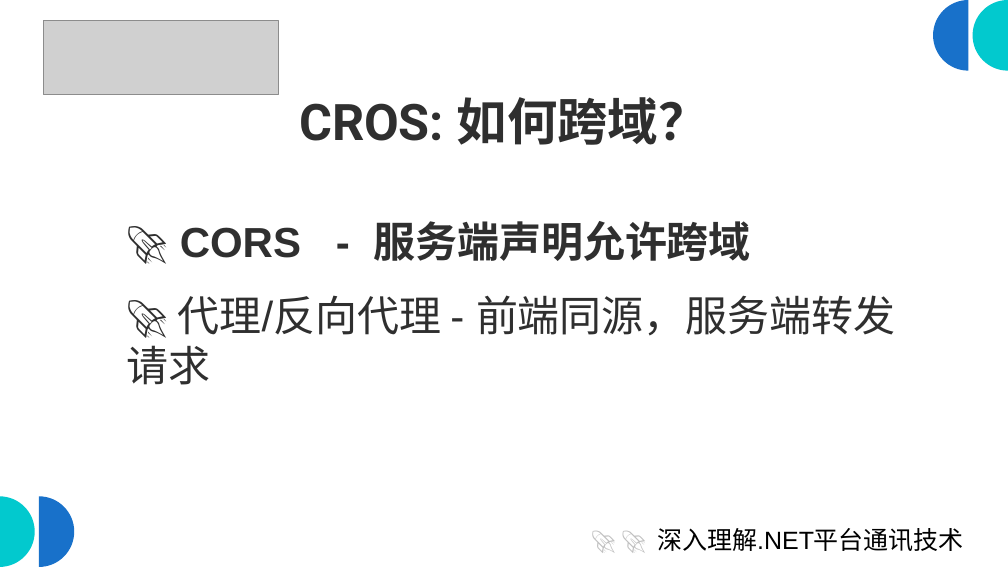
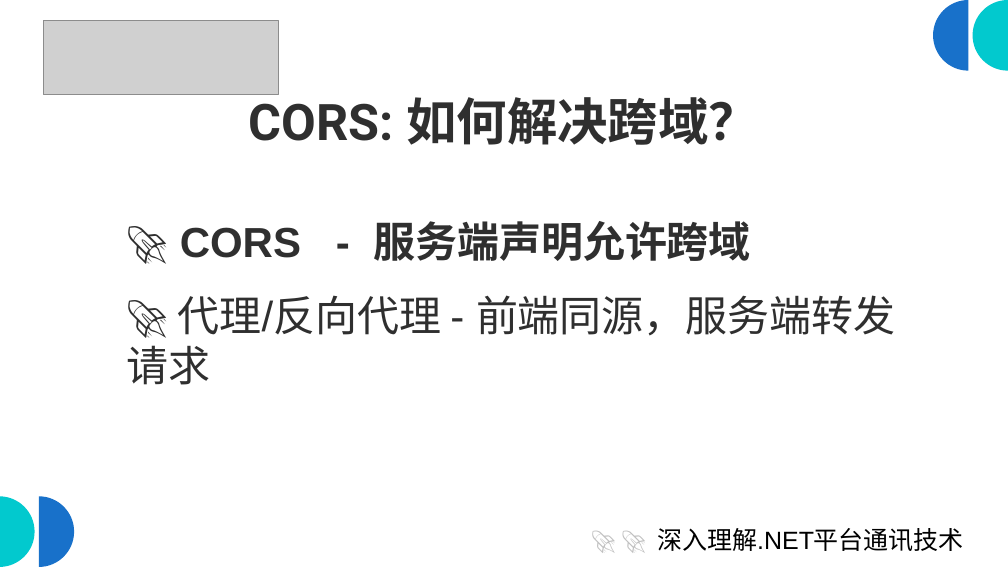
Before and after one commit to scottfly189/dotnet_net_course, a slide deck: slide 12 of src/5.CorsDemo/cros.odp. Drawn at 1008x567 pixels with LibreOffice and Linux fonts; fonts in the diff are those of the drawing; grey boxes stand for pictures. Boxes give left, top, right and bottom in pixels: in the first picture for what was removed or moved away, otherwise in the second. Text is boxed around its words. In the diff, an @@ line names an element or a change of style, - is before the commit and + after.

Commit message:
foo

```diff
--- a/src/5.CorsDemo/cros.odp
+++ b/src/5.CorsDemo/cros.odp
@@ title at (249, 93, 759, 145): text changed @@
-CROS: 如何跨域？
+CORS: 如何解决跨域？
```
Also in this commit, not shown: 12 other slides changed.
